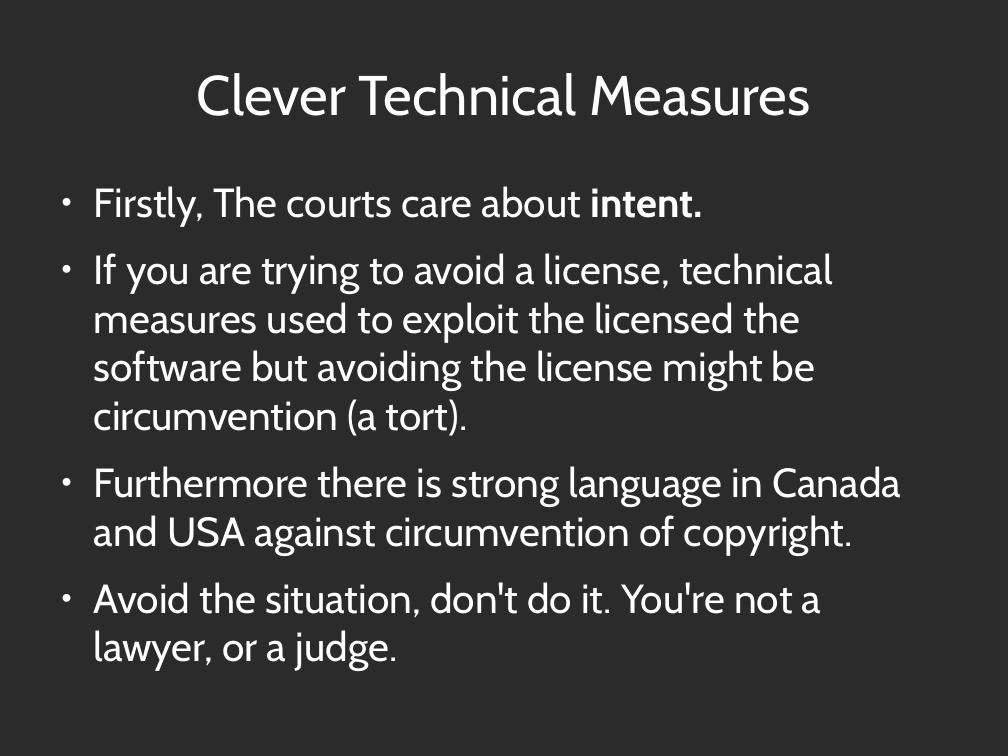
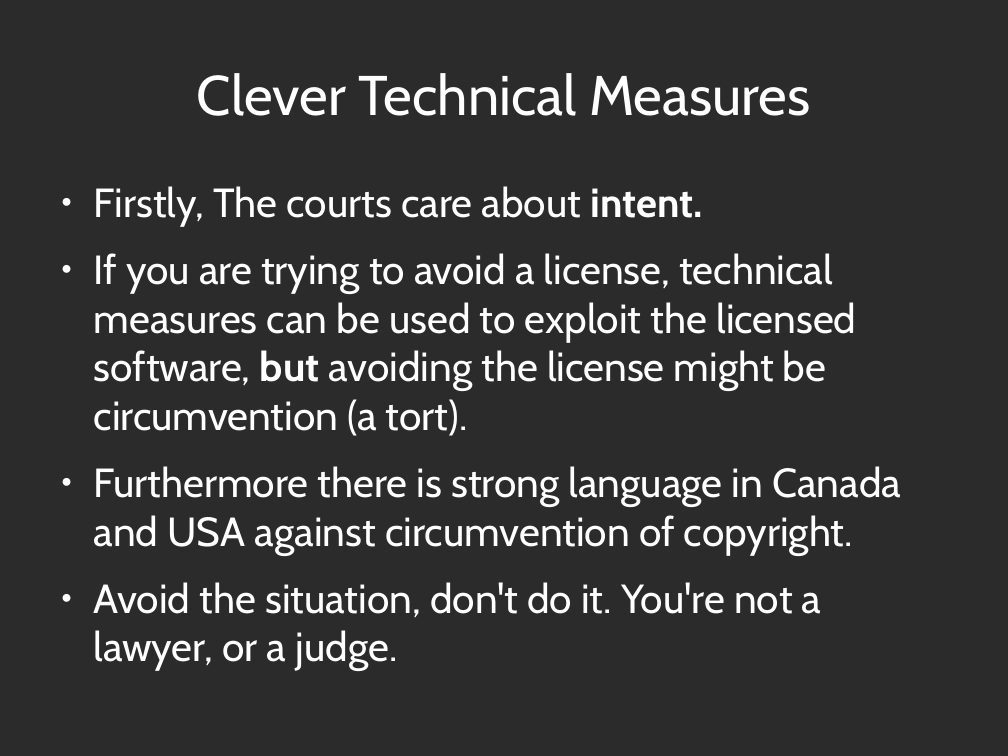
Before and after one commit to abramhindle/floss-licensing-talk, a slide deck: slide 39 of license-talk.odp. Drawn at 1008x756 pixels with LibreOffice and Linux fonts; fonts in the diff are those of the drawing; background and template pictures are left out; a plain dark background stands for a picture behind light text. Boxes give left, top, right and bottom in pixels: in the first picture for what was removed or moved away, otherwise in the second. Text is boxed around its words. In the diff, an @@ line names an element or a change of style, - is before the commit and + after.

```diff
--- a/license-talk.odp
+++ b/license-talk.odp
@@ text at [94,253,856,436]: text changed @@
-● If you are trying to avoid a license, technical measures used to exploit the licensed the software but avoiding the license might be circumvention (a tort).
+● If you are trying to avoid a license, technical measures can be used to exploit the licensed software, but avoiding the license might be circumvention (a tort).
```
Also in this commit, not shown: 4 other slides changed, 1 other file.
